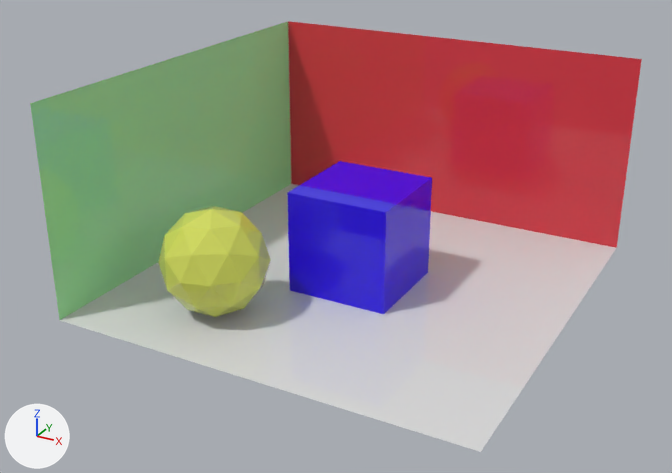
Before and after pictures for a commit that changed the glTF model src/assets/models/scene.gltf.
Before and after are seen from a 50 mm camera at (1.86, -3.63, 1.52) aimed at (-0.06, -0.14, -0.22). Every picture has the same lights, and +X, +Y and +Z are marked at lower left.
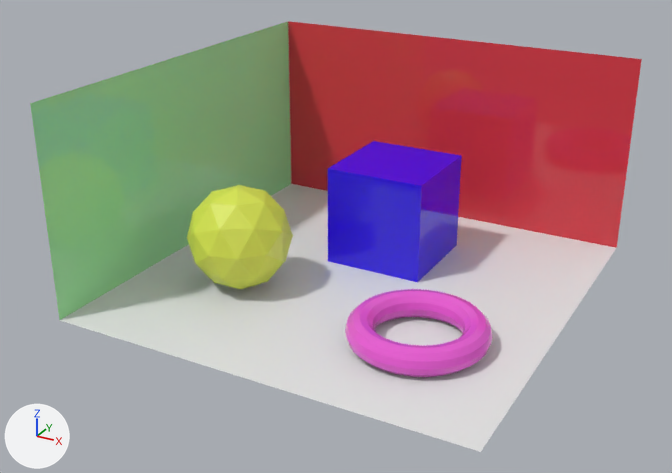
What differs and where, as boxes (x1, y1, x2, y2) in the pictures (672 x 473 px):
'Cube.001', moved: before (287, 161, 432, 314); after (328, 141, 462, 282)
'Icosphere', moved: before (158, 206, 271, 317); after (187, 185, 293, 289)
'Torus.001', added (pink): after (345, 289, 493, 377)

The change, as a list of edits to the scene's bpy script:
```text
Add mat_pink:
    mat_pink = principled_material('pink')
    mat_pink.base_color = (0.8, 0.105, 0.641)  # pink #e75bd1
    mat_pink.roughness = 0.0
Add me_torus_001:
    me_torus_001.from_pydata(...)  # a torus around z (ring radius 0.25, tube radius 0.063) spanning x 0.18..0.805, y -0.725..-0.1, z -0.5..-0.375
    me_torus_001.materials.append(mat_pink)  # pink #e75bd1
Change ob_cube_001:
    ob_cube_001.location: (0.0, 0.0, 0.0) -> (0.001, 0.373, 0.0)
Change ob_icosphere:
    ob_icosphere.location: (0.0, 0.0, 0.0) -> (-0.054, 0.279, 0.0)
Add ob_torus_001:
    ob_torus_001 = bpy.data.objects.new('Torus.001', me_torus_001)
    ob_torus_001.location = (0.0, 0.0, 0.0)
```
